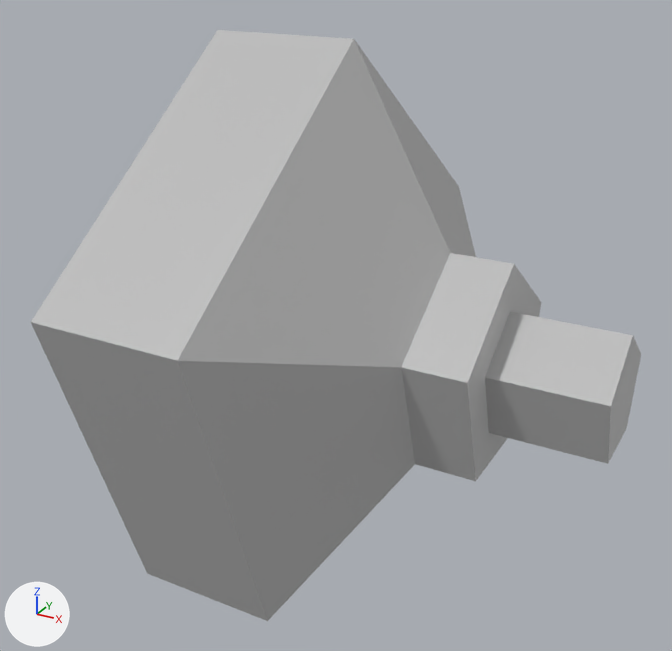
One commit to the FBX model GeneticTowerDefense/Assets/Imports/Assets/Piercer.fbx: the scene before it, then after it.
Camera for both pictures: a camera (50 mm lens) standing at (0.0164, -0.0263, 0.0385) and looking at (0.0026, -0.0012, 0.026). Arrows for +X, +Y and +Z are at lower left; the lights stay in place. Where no turn or scale is listed for an object, it has been applied to the vertices.
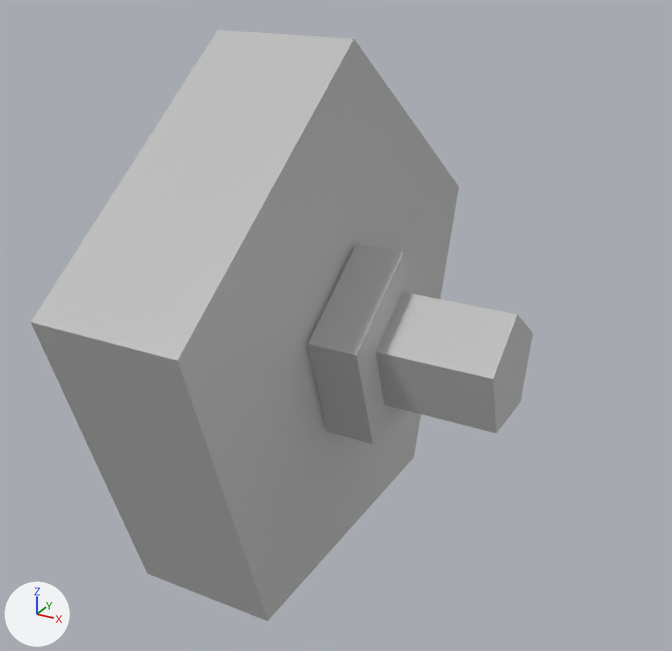
Commit message: fixed piercer

Where the change shows, as pixel boxes (x1, y1, x2, y2) in the pictures (672 x 651 px):
'pCylinder1', reshaped (30% narrower): before (31, 30, 641, 621); after (31, 30, 459, 621)
'pCylinder3', added: after (376, 292, 533, 433)
'pCylinder2', added: after (308, 244, 439, 444)
part 1 of me_mesh, cut back: before (178, 39, 641, 611); after (178, 39, 459, 611)

What the commit changed:
me_mesh is used by ob_pcylinder1; location (0.0, 0.0, 0.02511).
me_mesh had 30 vertices, 27 faces and spanned x -0.0025..0.0119, y -0.0095..0.0095, z -0.0081..0.01.
me_mesh now has 10 vertices, 7 faces and spans x -0.0025..0.0025, y -0.0095..0.0095, z -0.0081..0.01.
Part 1, on me_mesh:
20 vertices are removed from x 0.0061..0.0119, y -0.0035..0.0035, z -0.003..0.0037.
21 faces are deleted.
1 new face joins them.
Mesh me_mesh_001 is new.
It is a 5-sided cylinder along x spanning x -0.00087..0.00087, y -0.00325..0.00325, z -0.00276..0.00341.
It uses material mat_lambert1 (grey #bcbcbc).
Mesh me_mesh_002 is new.
It is a 5-sided cylinder along x spanning x -0.00298..0.00298, y -0.00193..0.00193, z -0.00164..0.00203.
It uses material mat_lambert1 (grey #bcbcbc).
Object 'pCylinder2' (ob_pcylinder2) is new; it shows me_mesh_001.
Its location is (0.00356, 0.0, 0.02511).
Object 'pCylinder3' (ob_pcylinder3) is new; it shows me_mesh_002.
Its location is (0.00542, 0.0, 0.02511).
